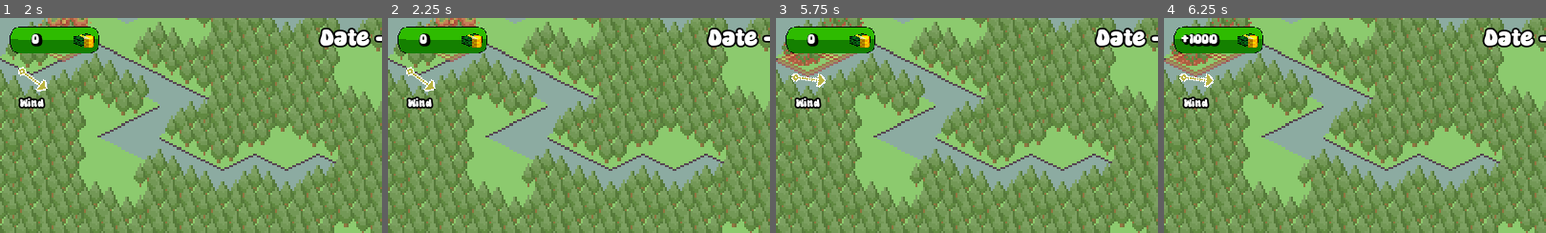
Above: before the commit, frames 1-4 (left to right).
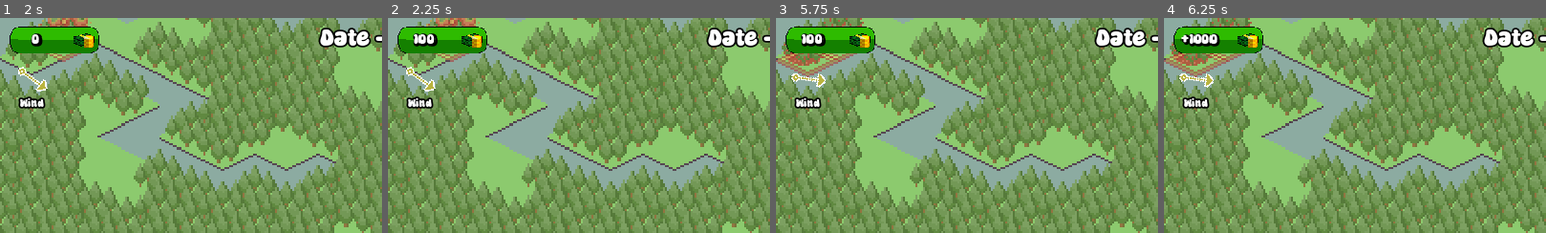
Above: after the commit, the same moments.

Repository: ManechLepage/BHX8.0
Game: Godot game, scene res://Scenes/testing1.tscn
The game is run twice, just before and just after one commit, with the same random seed, the same clock (stepped at 60 frames per second) and the same inputs. Sound files missing from this copy of the repository are replaced by a short silence.
Inputs:
- Up to frame 1 (2 s): click "Start" at 0.5 s; click "Destroy" at 1.25 s
- Up to frame 2 (2.25 s): click "Plane" at 2 s
- Up to frame 3 (5.75 s): click "Ultimate Planes" at 2.75 s; click "Destroy" at 3.5 s; click "Plane" at 4.25 s; click "Ultimate Planes" at 5 s
- Up to frame 4 (6.25 s): click "Destroy" at 5.75 s
The pictures show only the part of the screen within x 0-50%, y 0-50%; the shares and areas given below are measured in that part.

Frame 1 is identical in both runs. In frame 2, 0.3% of the frame differs, in the area x 6-13%, y 7-14%; in frame 3, 0.3%; in frame 4, nothing differs.

Commit message:
dejiclification

Diff:
--- a/bhx/Scripts/input_manager.gd
+++ b/bhx/Scripts/input_manager.gd
@@ -105,3 +105,5 @@
 			coords += Vector2i(0, 1)
 		tilemap.delete_forest(coords)
 		tilemap.update()
+	else:
+		tilemap.set_money(tilemap.get_money() + 100)
